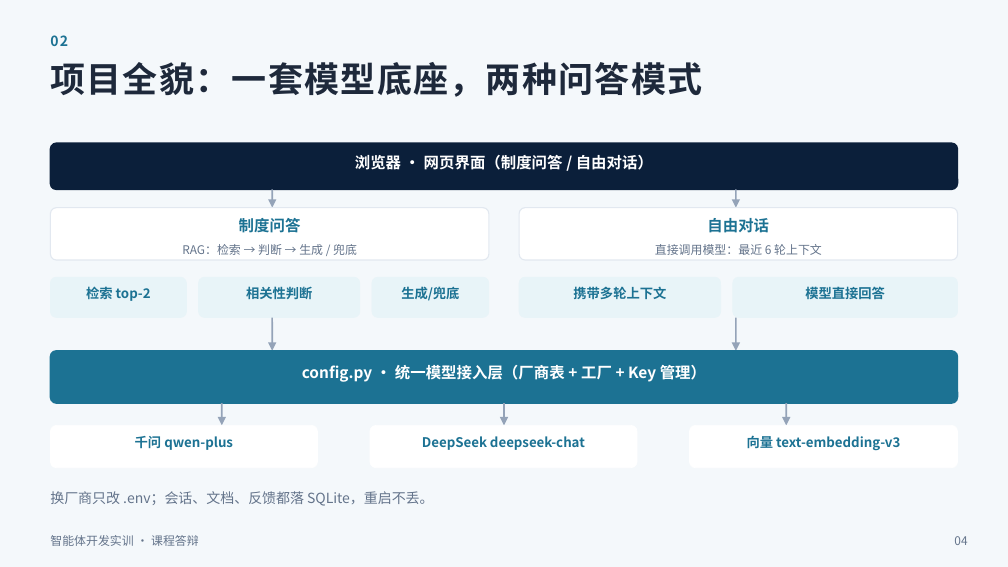
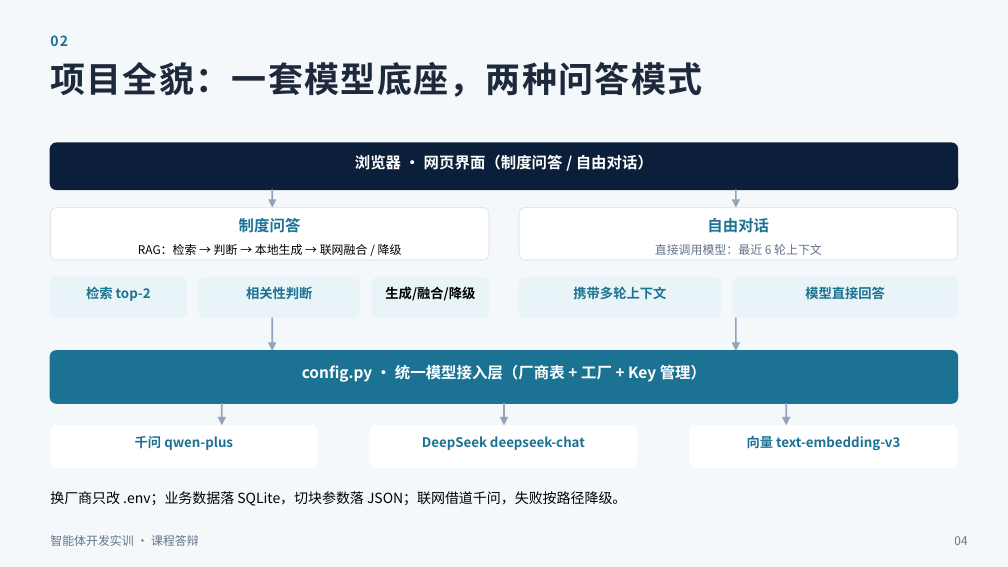
Before and after one commit to 1y1-dotcom/--langchain, a slide deck: slide 4 of 答辩PPT.pptx. Drawn at 1008x567 pixels with LibreOffice and Linux fonts; fonts in the diff are those of the drawing. Boxes give left, top, right and bottom in pixels: in the first picture for what was removed or moved away, otherwise in the second. Text is boxed around its words. In the diff, an @@ line names an element or a change of style, - is before the commit and + after.

```diff
--- a/答辩PPT.pptx
+++ b/答辩PPT.pptx
@@ text at (x1=138, y1=244, x2=402, y2=255): text changed; text colour #64748B to #000000 @@
-RAG：检索 → 判断 → 生成 / 兜底
+RAG：检索 → 判断 → 本地生成 → 联网融合 / 降级
@@ text at (x1=385, y1=286, x2=475, y2=301): text changed; text colour #1C7293 to #000000 @@
-生成/兜底
+生成/融合/降级
@@ text at (x1=50, y1=491, x2=626, y2=506): text changed; text colour #64748B to #000000 @@
-换厂商只改 .env；会话、文档、反馈都落 SQLite，重启不丢。
+换厂商只改 .env；业务数据落 SQLite，切块参数落 JSON；联网借道千问，失败按路径降级。
```
Also in this commit, not shown: 11 other slides changed, 12 other files.
